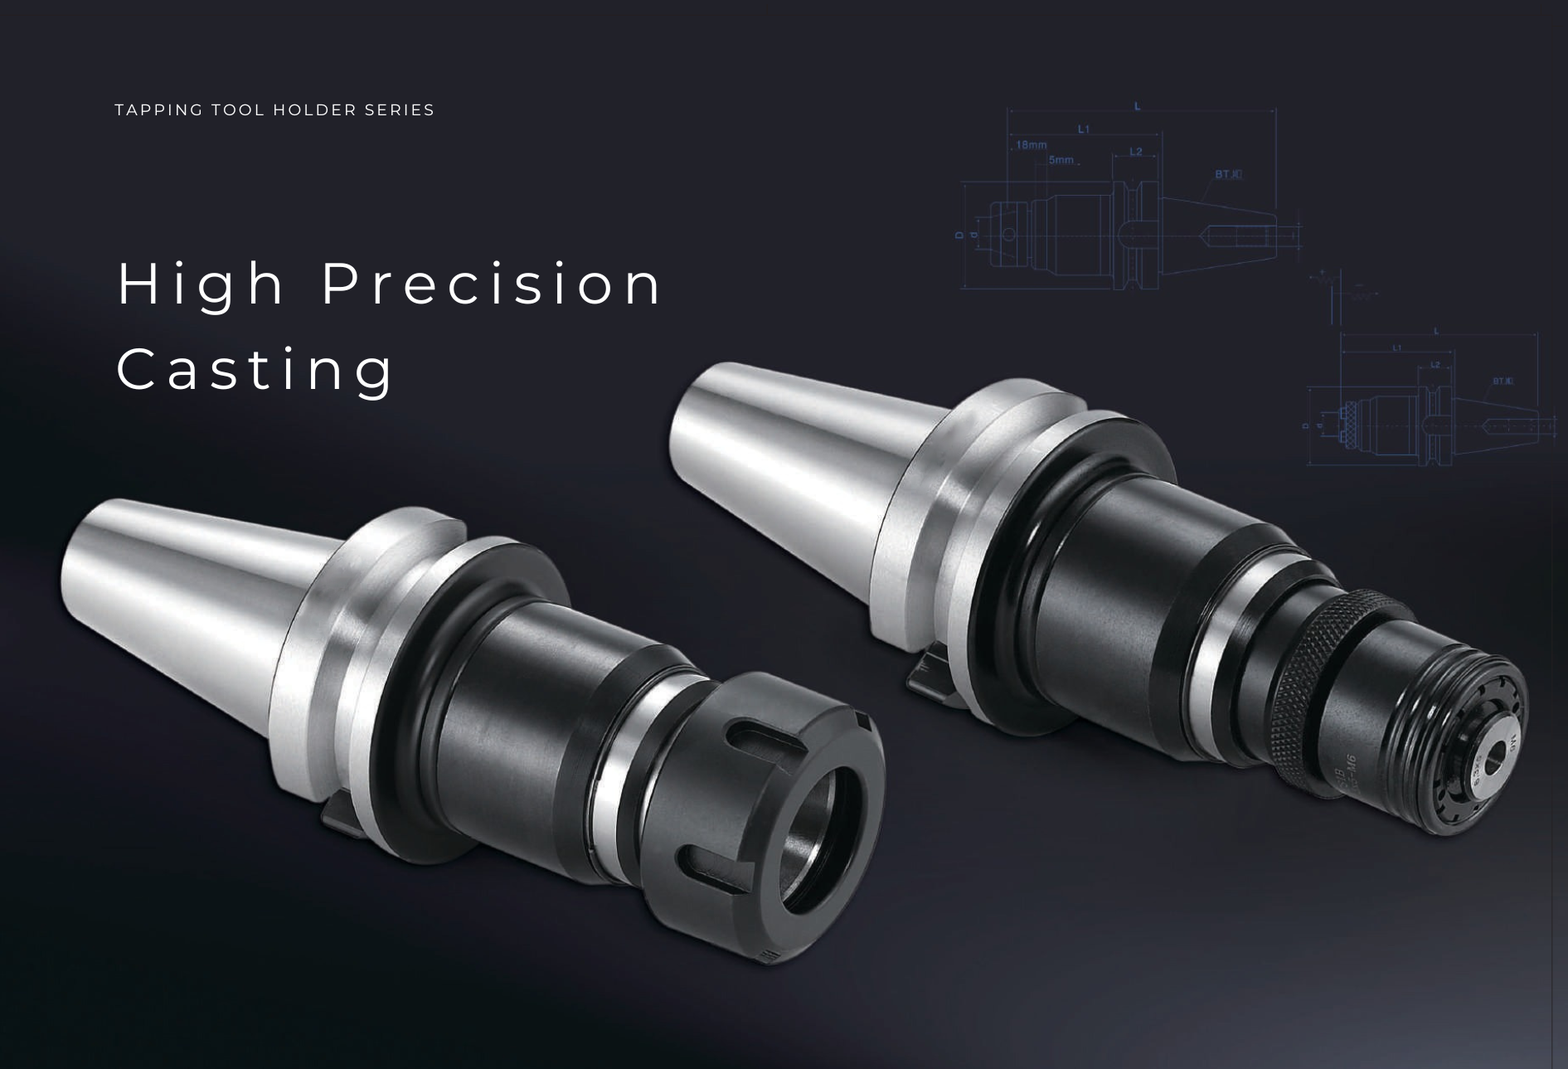
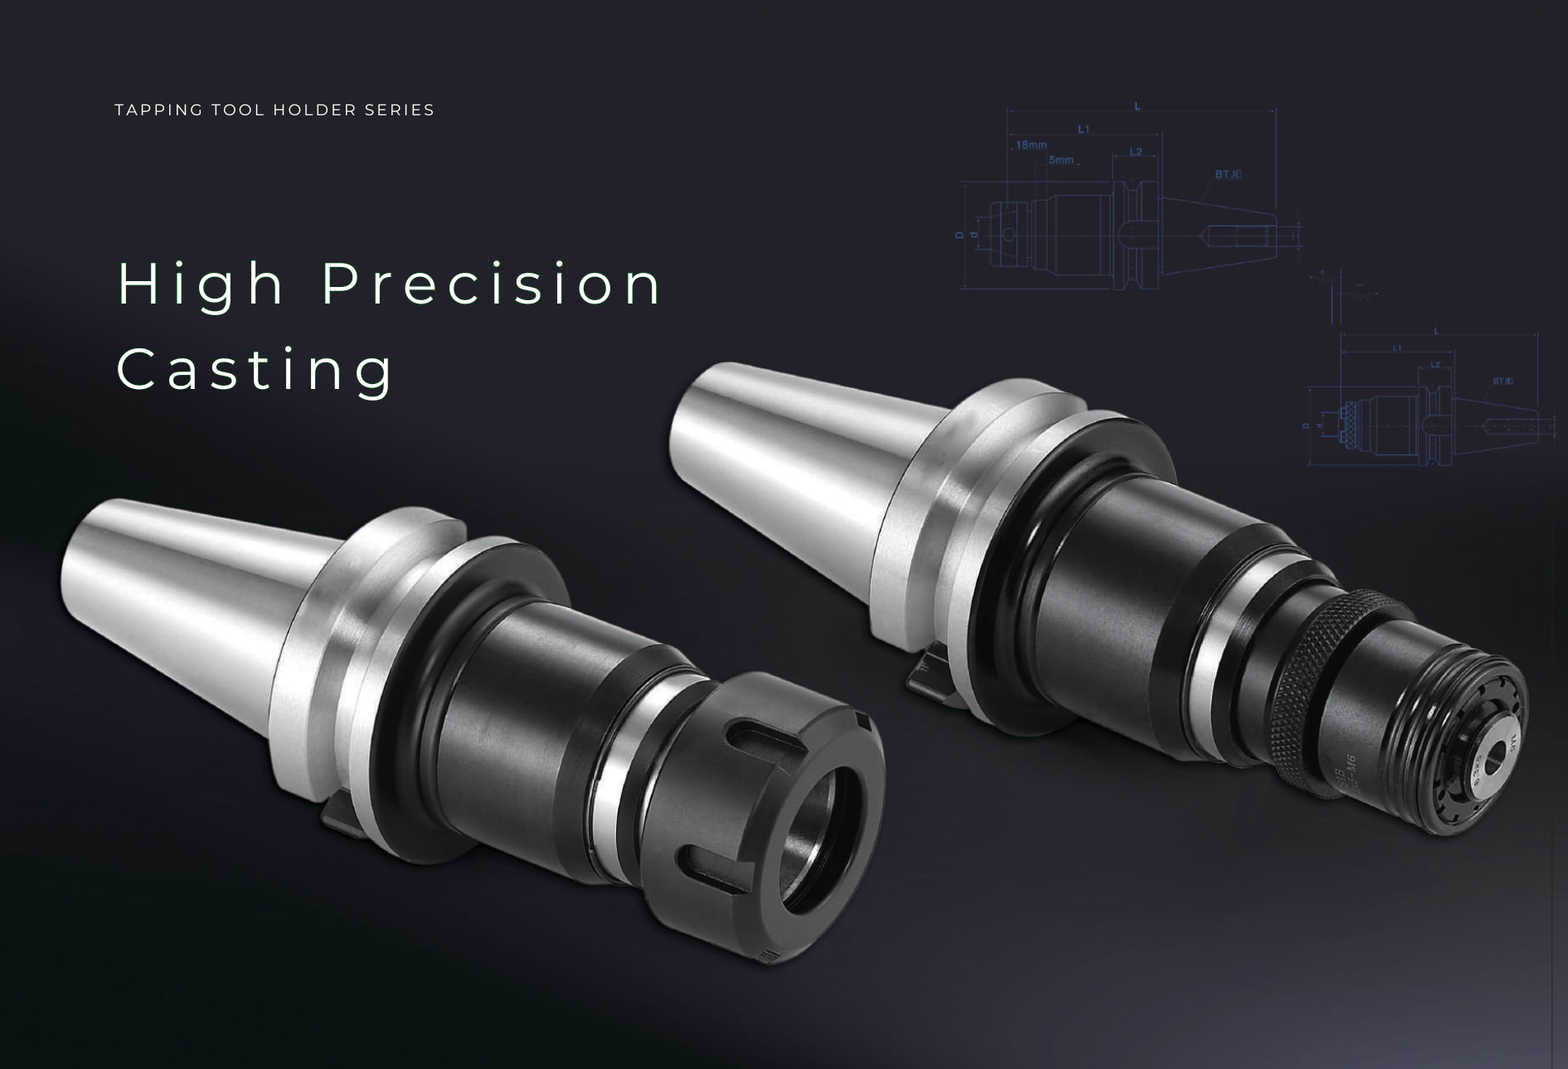
Revision of a layered 1568×1069 image; what changed, layer by layer:
added layer "Layer 4" above "Layer 3" over [116, 259, 658, 400]
added layer "Layer 3" above "Background" over [116, 259, 658, 400]